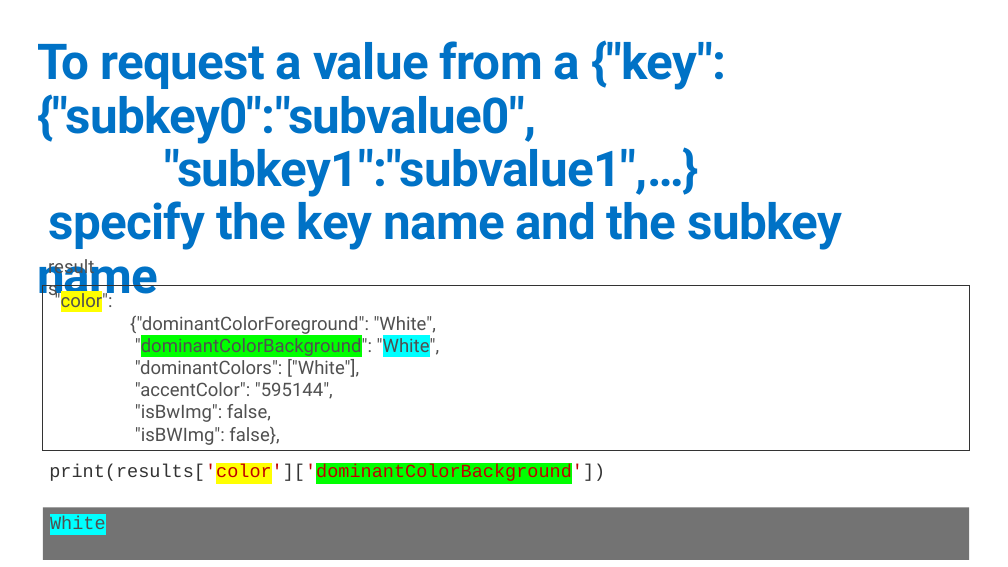
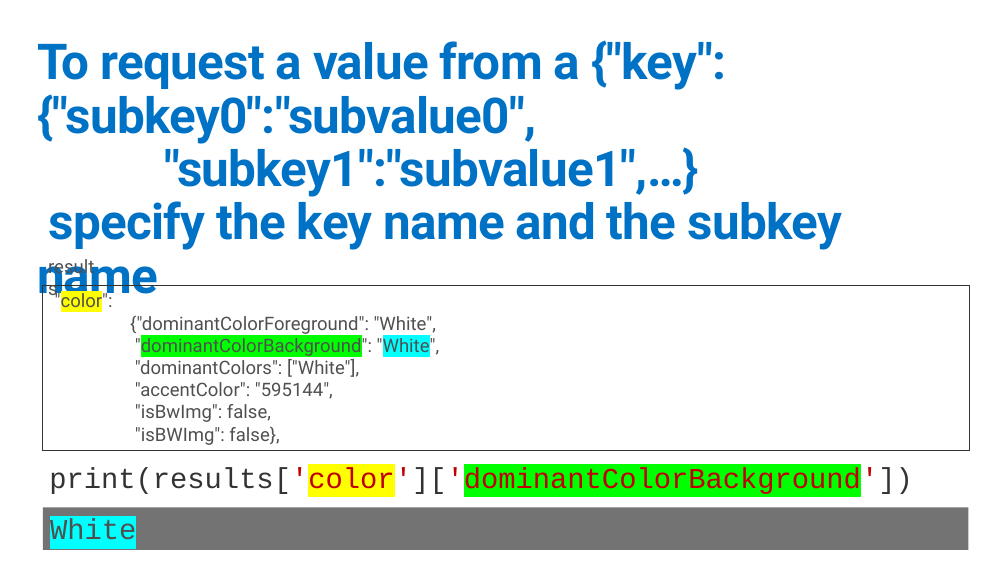
Before and after one commit to GeekTrainer/python-getting-started, a slide deck: slide 6 of Slides/17 - JSON.pptx. Drawn at 1008x567 pixels with LibreOffice and Linux fonts; fonts in the diff are those of the drawing. Boxes give left, top, right and bottom in pixels: in the first picture for what was removed or moved away, otherwise in the second. Text is boxed around its words. In the diff, an @@ line names an element or a change of style, - is before the commit and + after.

```diff
--- a/Slides/17 - JSON.pptx
+++ b/Slides/17 - JSON.pptx
@@ text "print(results['color']['dominantColorBackground'])" at bbox=[49, 467, 913, 496]: size 18 to 28 pt @@
@@ rectangle "White": place and size @@
-rectangle "White" at bbox=[43, 508, 969, 560]
+rectangle "White" at bbox=[43, 508, 969, 550]
@@ rectangle "White" at bbox=[43, 508, 969, 550]: size 18 to 28 pt @@
```
Also in this commit, not shown: 8 other slides changed, 2 slides added, 9 other files.
